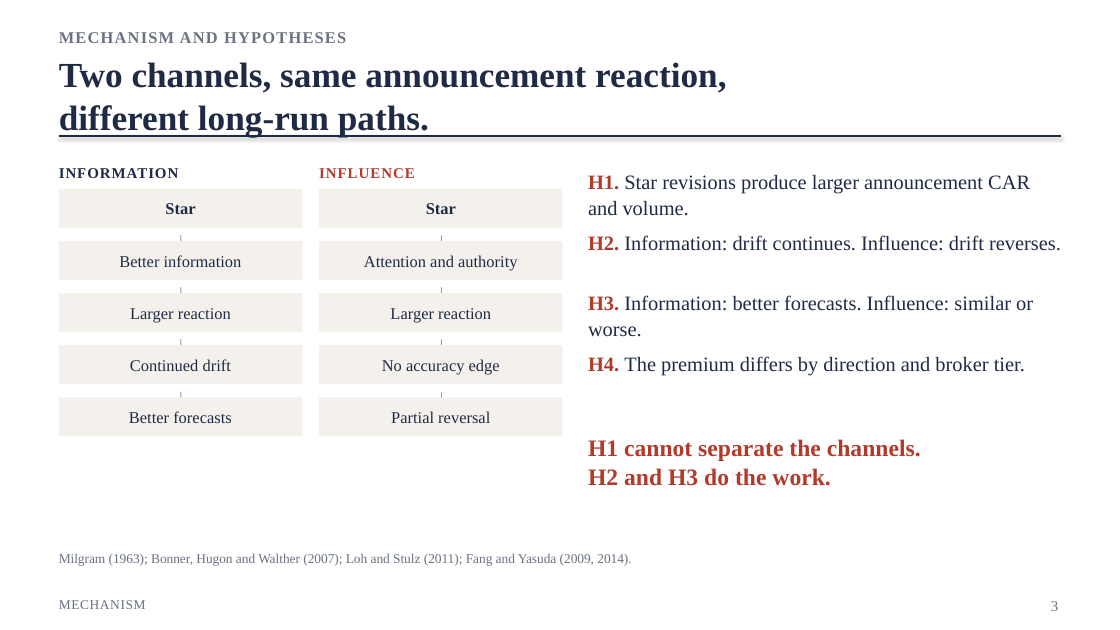
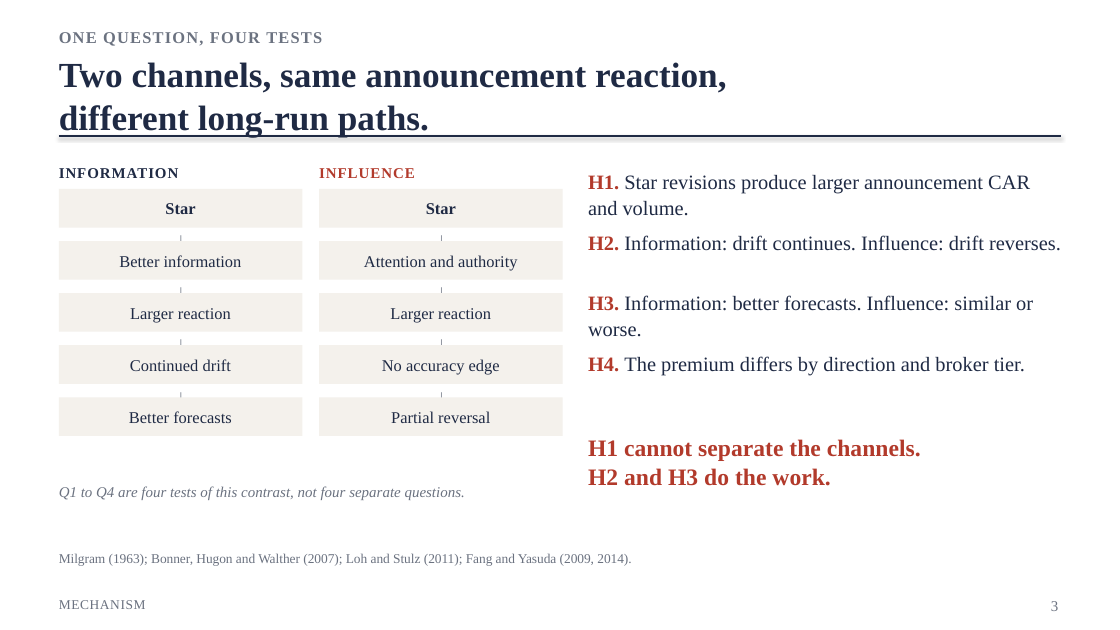
Before and after one commit to CangMingGuoKe/fin4080-star-analyst, a slide deck: slide 3 of 文档/Project10_Star_Analyst_Deck_20261027.pptx. Drawn at 1120x630 pixels with LibreOffice and Linux fonts; fonts in the diff are those of the drawing. Boxes give left, top, right and bottom in pixels: in the first picture for what was removed or moved away, otherwise in the second. Text is boxed around its words. In the diff, an @@ line names an element or a change of style, - is before the commit and + after.

```diff
--- a/文档/Project10_Star_Analyst_Deck_20261027.pptx
+++ b/文档/Project10_Star_Analyst_Deck_20261027.pptx
@@ text at <box>59,32,322,46</box>: text changed @@
-MECHANISM AND HYPOTHESES
+ONE QUESTION, FOUR TESTS
@@ text added at <box>59,486,465,500</box>, 12.8 pt, text #6B7280, italic @@
+Q1 to Q4 are four tests of this contrast, not four separate questions.
```
Also in this commit, not shown: 1 other slide changed, 3 other files.
